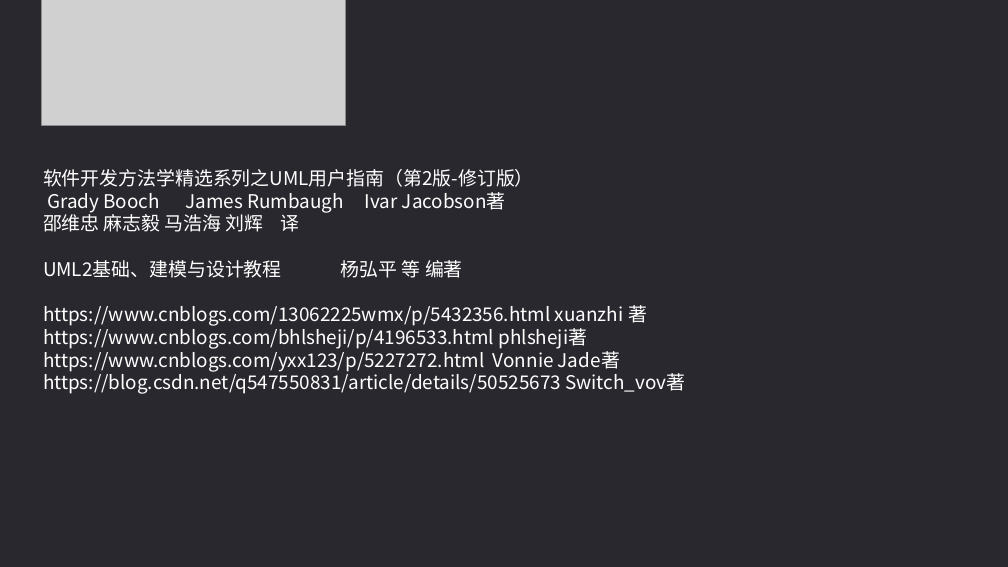
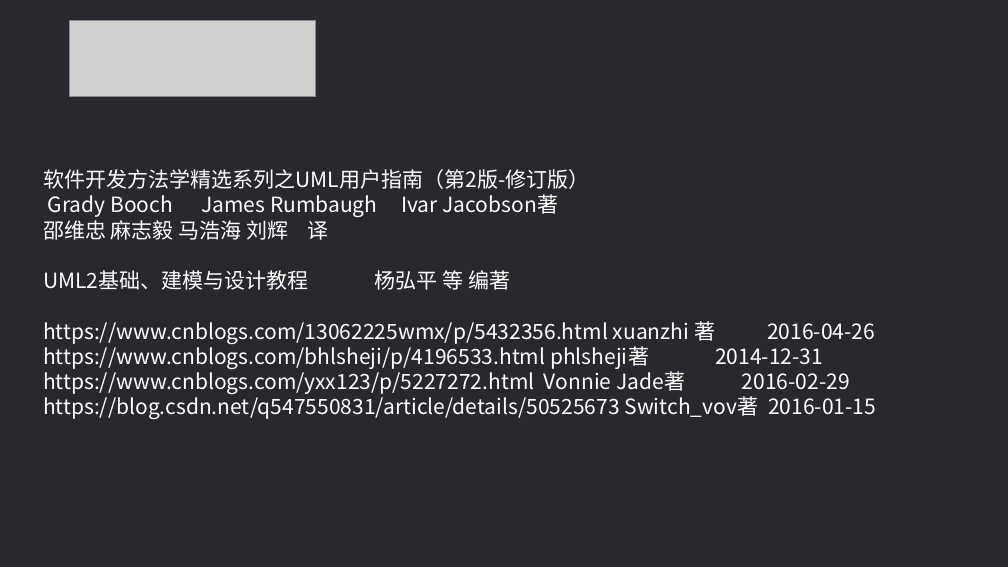
Before and after one commit to PRD2018-G09/Educational-Website, a slide deck: slide 39 of 受控文档/翻转课堂PPT/PRD2018-G09-翻转课堂PPT 各类图介绍.ppt. Drawn at 1008x567 pixels with LibreOffice and Linux fonts; fonts in the diff are those of the drawing; grey boxes stand for pictures. Boxes give left, top, right and bottom in pixels: in the first picture for what was removed or moved away, otherwise in the second. Text is boxed around its words. In the diff, an @@ line names an element or a change of style, - is before the commit and + after.

```diff
--- a/受控文档/翻转课堂PPT/PRD2018-G09-翻转课堂PPT 各类图介绍.ppt
+++ b/受控文档/翻转课堂PPT/PRD2018-G09-翻转课堂PPT 各类图介绍.ppt
@@ picture: place and size @@
-picture at box(42, 0, 345, 125)
+picture at box(70, 20, 315, 97)
@@ text at box(43, 169, 590, 290): size 18 to 20 pt in "软件开发方法学精选系列之UML用户指南（第2版-修订版）", "Grady Booch James Rumbaugh Ivar Jacobson著", "邵维忠 麻志毅 马浩海 刘辉 译", "UML2基础、建模与设计教程 杨弘平 等 编著" @@
@@ text at box(43, 321, 876, 419): text changed; size 18 to 20 pt @@
-https://www.cnblogs.com/13062225wmx/p/5432356.html xuanzhi 著
-https://www.cnblogs.com/bhlsheji/p/4196533.html phlsheji著
-https://www.cnblogs.com/yxx123/p/5227272.html Vonnie Jade著
-https://blog.csdn.net/q547550831/article/details/50525673 Switch_vov著
+https://www.cnblogs.com/13062225wmx/p/5432356.html xuanzhi 著 2016-04-26
+https://www.cnblogs.com/bhlsheji/p/4196533.html phlsheji著 2014-12-31
+https://www.cnblogs.com/yxx123/p/5227272.html Vonnie Jade著 2016-02-29
+https://blog.csdn.net/q547550831/article/details/50525673 Switch_vov著 2016-01-15
```
Also in this commit, not shown: 8 other slides changed, 9 other files.
